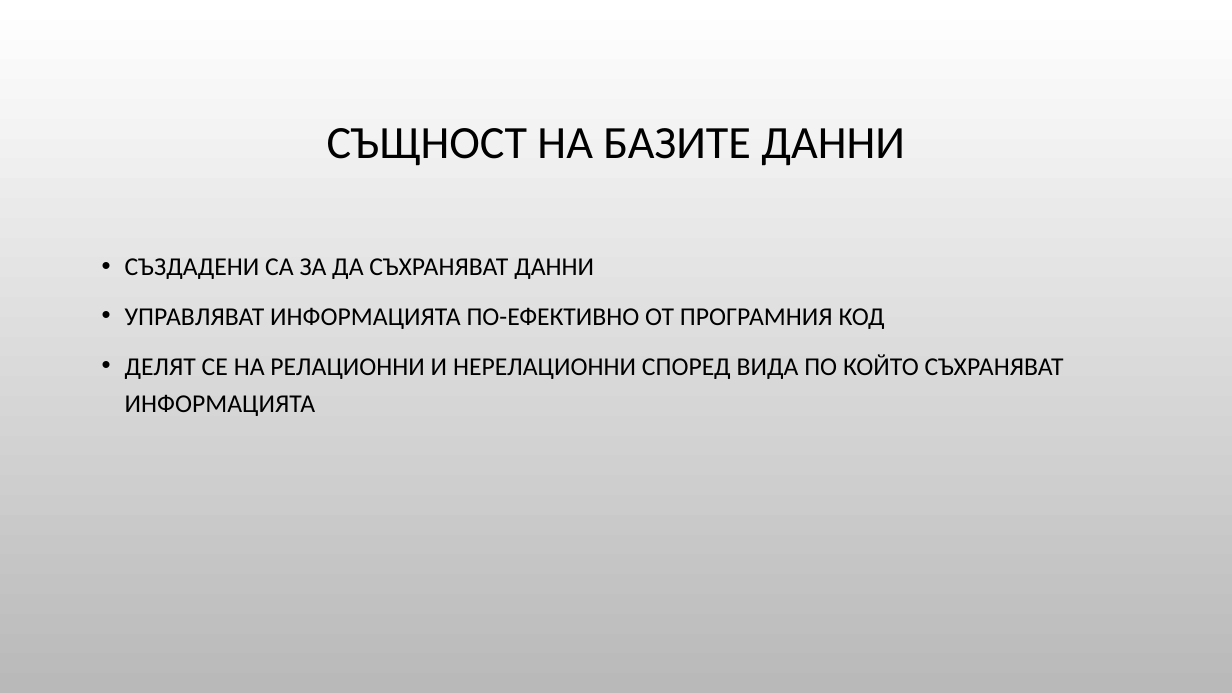
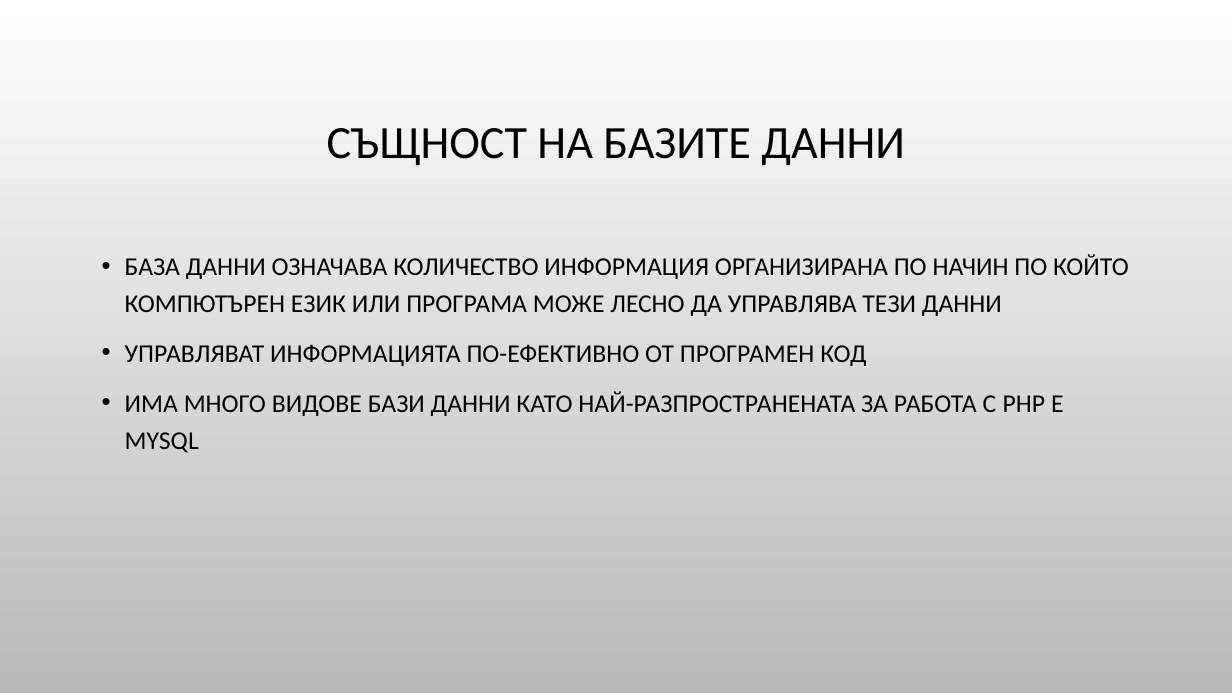
Before and after one commit to Bilyukov/php-mysql-course, a slide deck: slide 2 of 09.introduction-to-mysql.pptx. Drawn at 1232x693 pixels with LibreOffice and Linux fonts; fonts in the diff are those of the drawing; background and template pictures are left out. Boxes give left, top, right and bottom in pixels: in the first picture for what was removed or moved away, otherwise in the second. Text is boxed around its words. In the diff, an @@ line names an element or a change of style, - is before the commit and + after.

Commit message:
Added information to mysql lection

```diff
--- a/09.introduction-to-mysql.pptx
+++ b/09.introduction-to-mysql.pptx
@@ text at <box>125,254,1129,453</box>: text changed @@
-• СЪЗДАДЕНИ СА ЗА ДА СЪХРАНЯВАТ ДАННИ
-• УПРАВЛЯВАТ ИНФОРМАЦИЯТА ПО-ЕФЕКТИВНО ОТ ПРОГРАМНИЯ КОД
-• ДЕЛЯТ СЕ НА РЕЛАЦИОННИ И НЕРЕЛАЦИОННИ СПОРЕД ВИДА ПО КОЙТО СЪХРАНЯВАТ ИНФОРМАЦИЯТА
+• БАЗА ДАННИ ОЗНАЧАВА КОЛИЧЕСТВО ИНФОРМАЦИЯ ОРГАНИЗИРАНА ПО НАЧИН ПО КОЙТО КОМПЮТЪРЕН ЕЗИК ИЛИ ПРОГРАМА МОЖЕ ЛЕСНО ДА УПРАВЛЯВА ТЕЗИ ДАННИ
+• УПРАВЛЯВАТ ИНФОРМАЦИЯТА ПО-ЕФЕКТИВНО ОТ ПРОГРАМЕН КОД
+• ИМА МНОГО ВИДОВЕ БАЗИ ДАННИ КАТО НАЙ-РАЗПРОСТРАНЕНАТА ЗА РАБОТА С PHP Е MYSQL
```
Also in this commit, not shown: 1 other slide changed.
